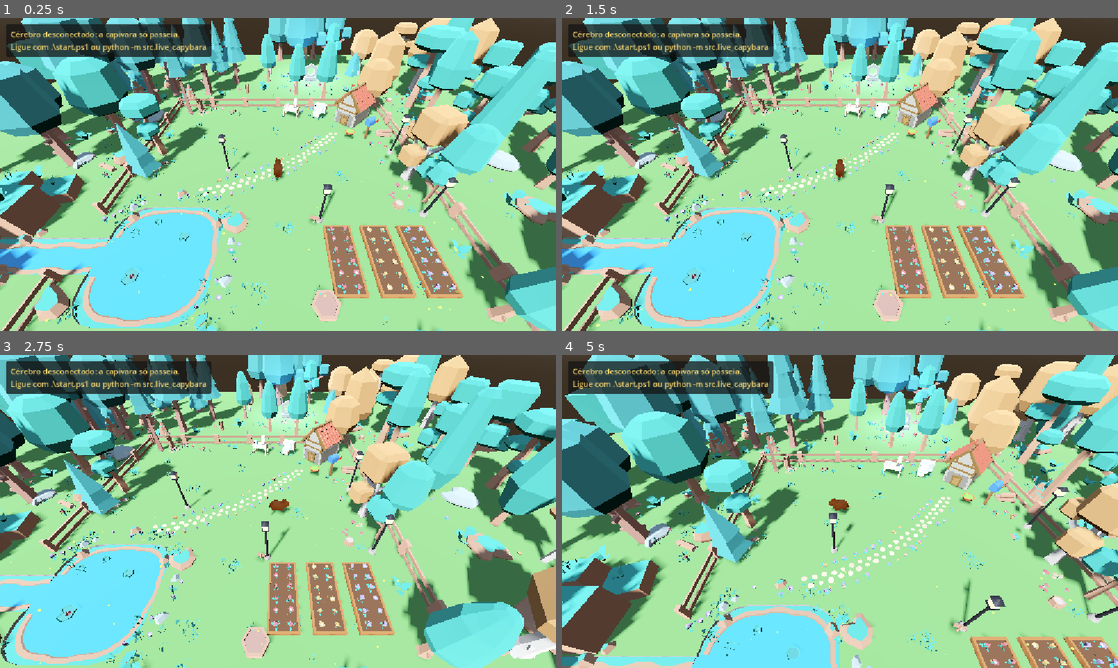
Above: before the commit, frames 1-4 (two rows, left to right).
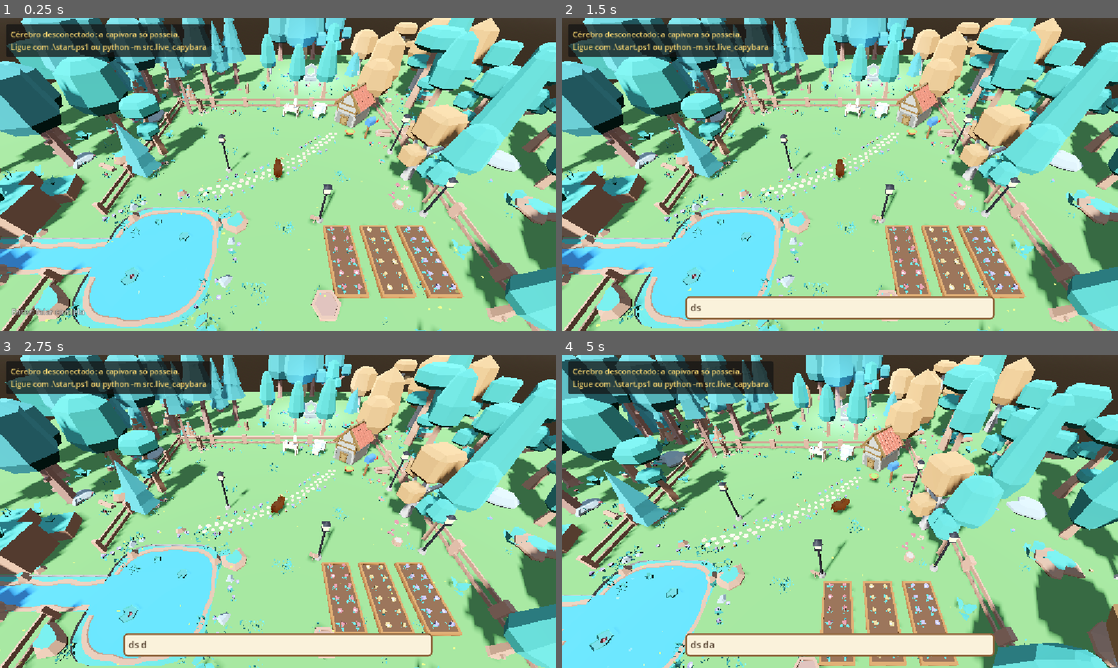
Above: after the commit, the same moments.

Repository: MatheusPatricioo/capivara-ia
Game: Godot game, scene res://scenes/world.tscn
Two runs of this game, one before a commit and one after it. Both use one fixed random seed, a clock stepped at 60 frames per second and the inputs below.
Inputs (mouse positions are in pixels of both pictures, inside the frame that each line leads up to):
- Up to frame 1 (0.25 s): no input
- Up to frame 2 (1.5 s): tap Enter at 0.5, 0.6 s; move the mouse to (962, 158) at 0.52 s; hold D (move_right) 0.53-1.28 s; click (962, 158) at 0.67 s; tap Keypad Enter at 0.8, 1.35 s; move the mouse to (728, 190) at 1.27 s; hold S (move_backward) from 1.28 s (still down); click (728, 190) at 1.42 s
- Up to frame 3 (2.75 s): tap Enter at 1.55 s; tap Space at 2 s; move the mouse to (333, 442) at 2.02 s; release S (move_backward) at 2.03 s; hold D (move_right) from 2.03 s (still down); hold Tab (toggle_control_mode) from 2.03 s (still down); click (333, 442) at 2.17 s; tap Keypad Enter at 2.3 s
- Up to frame 4 (5 s): move the mouse to (812, 574) at 2.77 s; release D (move_right) at 2.78 s; release Tab (toggle_control_mode) at 2.78 s; hold W (move_forward) 2.78-3.53 s; tap Enter at 2.85, 4.35 s; click (812, 574) at 2.92 s; move the mouse to (1006, 558) at 3.52 s; hold A (move_left) from 3.53 s (still down); tap Keypad Enter at 3.6 s; click (1006, 558) at 3.67 s; tap Escape (ui_cancel) at 4.15 s; move the mouse to (673, 464) at 4.27 s; click (673, 464) at 4.42 s

The runs differ from the first frame. In frame 1, 0.2% of the frame differs, in the area x 2-16%, y 92-95%; in frame 2, 4.2%; in frame 3, 67%; in frame 4, 73%, in the area x 0-100%, y 0-100%.

Commit message:
feat: talk with her in the world, pausing her own thoughts while the conversation lasts
A chat box in Godot (Enter) sends creator_said; the live brain answers on a single worker
thread and her reply shows in a speech balloon above her. While they talk, the autonomous
loop pauses before its next step and resumes after CONVERSATION_QUIET_MINUTES without a new
exchange; she stops walking and faces the camera. The hourly token budget gets a lock,
since the loop and the chat now spend from it in two threads.

Diff:
--- a/world/scenes/capybara.tscn
+++ b/world/scenes/capybara.tscn
@@ -7,6 +7,8 @@
 [ext_resource type="Script" path="res://scripts/capybara_brain_driver.gd" id="5_capybara_brain_driver"]
 [ext_resource type="Script" path="res://scripts/capybara_feelings.gd" id="6_capybara_feelings"]
 [ext_resource type="Script" path="res://scripts/capybara_emote.gd" id="7_capybara_emote"]
+[ext_resource type="Script" path="res://scripts/capybara_listening.gd" id="8_capybara_listening"]
+[ext_resource type="Script" path="res://scripts/capybara_speech_balloon.gd" id="9_capybara_speech_balloon"]
 
 [sub_resource type="CapsuleShape3D" id="CapsuleShape3D_capybara"]
 radius = 0.4
@@ -35,6 +37,9 @@
 [node name="Feelings" type="Node" parent="."]
 script = ExtResource("6_capybara_feelings")
 
+[node name="Listening" type="Node" parent="."]
+script = ExtResource("8_capybara_listening")
+
 [node name="Emote" type="Label3D" parent="."]
 position = Vector3(0, 1.35, 0)
 visible = false
@@ -46,6 +51,18 @@
 outline_size = 18
 script = ExtResource("7_capybara_emote")
 
+[node name="SpeechBalloon" type="Label3D" parent="."]
+position = Vector3(0, 1.8, 0)
+visible = false
+billboard = 1
+no_depth_test = true
+outline_modulate = Color(0.15, 0.1, 0.05, 1)
+font_size = 32
+outline_size = 12
+autowrap_mode = 3
+width = 400.0
+script = ExtResource("9_capybara_speech_balloon")
+
 [node name="Body" type="Node3D" parent="."]
 script = ExtResource("3_capybara_body_animation")
 
--- a/world/scenes/world.tscn
+++ b/world/scenes/world.tscn
@@ -109,6 +109,7 @@
 [ext_resource type="PackedScene" path="res://scenes/props/waterfall.tscn" id="waterfall"]
 [ext_resource type="Script" uid="uid://cfp3tmwrvk1xx" path="res://scripts/world_sky.gd" id="world_sky"]
 [ext_resource type="PackedScene" path="res://scenes/props/writing_desk.tscn" id="writing_desk"]
+[ext_resource type="Script" path="res://scripts/chat/creator_chat_box.gd" id="creator_chat_box"]
 [ext_resource type="Script" uid="uid://np7fn8eueqpg" path="res://scripts/writing_desk/writing_desk_viewer.gd" id="writing_desk_viewer"]
 
 [sub_resource type="ProceduralSkyMaterial" id="ProceduralSkyMaterial_sky"]
@@ -977,6 +978,9 @@
 [node name="WritingDeskViewer" type="CanvasLayer" parent="." unique_id=976436633]
 script = ExtResource("writing_desk_viewer")
 
+[node name="CreatorChatBox" type="CanvasLayer" parent="."]
+script = ExtResource("creator_chat_box")
+
 [node name="Observables" type="Node3D" parent="." unique_id=188773998]
 
 [node name="WaterLilies" type="Area3D" parent="Observables" unique_id=1749608282]
--- a/world/scripts/brain/brain_connection.gd
+++ b/world/scripts/brain/brain_connection.gd
@@ -21,6 +21,14 @@
 ## ("2026-11-25") and entries, an Array of Dictionaries with written_at and text, the
 ## earliest first.
 signal diary_changed(days: Array)
+## She stops, faces her creator and listens for the given seconds. Sent again on every
+## exchange: each one only extends the time.
+signal listening_requested(seconds: float)
+## Something she says, for the speech balloon. speech_id grows with every speech, so an
+## older one that arrives late can be dropped.
+signal speech_received(speech_id: int, caption: String)
+## Her creator sent her a message, so the world can show she is thinking about it.
+signal creator_message_sent(text: String)
 signal connection_changed(is_connected: bool)
 
 const DEFAULT_URL: String = "ws://127.0.0.1:8765"
@@ -91,6 +99,16 @@
 	return true
 
 
+## Sends what her creator typed to her. False while the brain is offline: nothing was
+## sent, so the text stays in the box for him to send again.
+func send_creator_message(text: String) -> bool:
+	if not _is_connected:
+		return false
+	_socket.send_text(JSON.stringify({"type": "creator_said", "text": text}))
+	creator_message_sent.emit(text)
+	return true
+
+
 func _read_messages() -> void:
 	while _socket.get_available_packet_count() > 0:
 		_handle_message(_socket.get_packet().get_string_from_utf8())
@@ -124,6 +142,10 @@
 				float(message.get("day_length_seconds", 86400.0)),
 				StringName(str(message.get("weather", "unknown"))),
 			)
+		"listening":
+			listening_requested.emit(float(message.get("seconds", 0.0)))
+		"speech":
+			speech_received.emit(int(message.get("speech_id", 0)), str(message.get("caption", "")))
 		_:
 			push_warning("Unknown message type from the brain: %s" % message.get("type"))
 
--- a/world/scripts/capybara.gd
+++ b/world/scripts/capybara.gd
@@ -81,6 +81,18 @@
 	return true
 
 
+## Stops where she is, dropping any walk in progress, and keeps facing the given point,
+## like the camera while her creator talks with her. She turns smoothly, as when she
+## arrives at a place. A later walk_to() or go_to_point() makes her move again.
+func stop_and_face(target: Vector3) -> void:
+	_is_walking_to_destination = false
+	_is_going_to_point = false
+	_is_taking_final_step = false
+	_target_point = null
+	_look_target = target
+	_is_facing_look_target = true
+
+
 func _find_interaction_point(point_id: StringName) -> InteractionPoint:
 	for node: Node in get_tree().get_nodes_in_group(InteractionPoint.GROUP):
 		var point: InteractionPoint = node as InteractionPoint
--- a/world/scripts/capybara_brain_driver.gd
+++ b/world/scripts/capybara_brain_driver.gd
@@ -3,6 +3,8 @@
 
 ## Makes the parent capybara obey the brain: she walks to the place it asks for (computer,
 ## pond, food bowl...), stays there a little while the brain works, then goes back to strolling.
+## While her creator talks with her, listening comes first: the errand is dropped and new
+## ones are ignored until the conversation is over.
 
 ## Seconds the capybara stays at a place after arriving, before strolling again.
 @export var stay_seconds: float = 6.0
@@ -14,6 +16,7 @@
 
 @onready var _capybara: Capybara = get_parent() as Capybara
 @onready var _wander: CapybaraWander = $"../Wander" as CapybaraWander
+@onready var _listening: CapybaraListening = $"../Listening" as CapybaraListening
 
 
 func _ready() -> void:
@@ -22,9 +25,13 @@
 	add_child(_stay_timer)
 	_capybara.destination_reached.connect(_on_destination_reached)
 	Brain.go_to_requested.connect(_on_go_to_requested)
+	_listening.listening_started.connect(_drop_errand)
 
 
 func _on_go_to_requested(point_id: StringName) -> void:
+	if _listening.is_listening():
+		print("Capybara is listening to her creator, not going to %s" % point_id)
+		return
 	if not _capybara.go_to_point(point_id, errand_speed_scale):
 		return
 	print("Capybara going to %s" % point_id)
@@ -42,3 +49,9 @@
 func _finish_errand() -> void:
 	_is_on_errand = false
 	_wander.resume()
+
+
+## Listening stopped her where she was; strolling comes back when listening ends.
+func _drop_errand() -> void:
+	_stay_timer.stop()
+	_is_on_errand = false
--- /dev/null
+++ b/world/scripts/capybara_listening.gd
@@ -0,0 +1,45 @@
+class_name CapybaraListening
+extends Node
+
+## While her creator talks with her, she stops strolling, drops any errand and faces the
+## camera. The brain says for how long; every new exchange starts that time again, so the
+## world never needs an "it is over" message.
+
+signal listening_started
+signal listening_finished
+
+var _seconds_left: float = 0.0
+
+@onready var _capybara: Capybara = get_parent() as Capybara
+@onready var _wander: CapybaraWander = $"../Wander" as CapybaraWander
+
+
+func _ready() -> void:
+	Brain.listening_requested.connect(_on_listening_requested)
+
+
+func is_listening() -> bool:
+	return _seconds_left > 0.0
+
+
+func _on_listening_requested(seconds: float) -> void:
+	var was_listening: bool = is_listening()
+	_seconds_left = seconds
+	if was_listening or not is_listening():
+		return
+	_wander.pause()
+	listening_started.emit()
+
+
+## Faces the camera every frame, because the camera can move while they talk.
+func _physics_process(delta: float) -> void:
+	if not is_listening():
+		return
+	_seconds_left -= delta
+	if not is_listening():
+		_wander.resume()
+		listening_finished.emit()
+		return
+	var camera: Camera3D = get_viewport().get_camera_3d()
+	if camera != null:
+		_capybara.stop_and_face(camera.global_position)
--- /dev/null
+++ b/world/scripts/capybara_speech_balloon.gd
@@ -0,0 +1,55 @@
+class_name CapybaraSpeechBalloon
+extends Label3D
+
+## Her words in a balloon above her head. It shows "…" while she thinks about what her
+## creator said, then her reply for the time it takes to read it. A newer speech replaces
+## the one on screen at once; an older one that arrives late is dropped.
+
+const THINKING_TEXT: String = "…"
+const NO_SPEECH_YET: int = 0
+
+## Reading time per character of the reply, in seconds.
+@export var seconds_per_character: float = 0.06
+## Shortest time a reply stays, even a one-word reply.
+@export var min_seconds: float = 3.0
+## Longest time a reply stays, so a long reply does not cover her for minutes.
+@export var max_seconds: float = 30.0
+## How long "…" waits for her reply before giving up (the brain may be busy or offline).
+@export var thinking_max_seconds: float = 90.0
+
+var _shown_speech_id: int = NO_SPEECH_YET
+var _hide_timer: Timer = Timer.new()
+
+
+func _ready() -> void:
+	visible = false
+	_hide_timer.one_shot = true
+	_hide_timer.timeout.connect(hide)
+	add_child(_hide_timer)
+	Brain.creator_message_sent.connect(_show_thinking)
+	Brain.speech_received.connect(_on_speech_received)
+	Brain.connection_changed.connect(_on_connection_changed)
+
+
+func _show_thinking(_text: String) -> void:
+	_show_for(THINKING_TEXT, thinking_max_seconds)
+
+
+func _on_speech_received(speech_id: int, caption: String) -> void:
+	if speech_id <= _shown_speech_id or caption.is_empty():
+		return
+	_shown_speech_id = speech_id
+	var reading_seconds: float = caption.length() * seconds_per_character
+	_show_for(caption, clampf(reading_seconds, min_seconds, max_seconds))
+
+
+func _show_for(balloon_text: String, seconds: float) -> void:
+	text = balloon_text
+	show()
+	_hide_timer.start(seconds)
+
+
+## A restarted brain counts its speeches from 1 again.
+func _on_connection_changed(brain_is_connected: bool) -> void:
+	if brain_is_connected:
+		_shown_speech_id = NO_SPEECH_YET
--- /dev/null
+++ b/world/scripts/chat/creator_chat_box.gd
@@ -0,0 +1,104 @@
+class_name CreatorChatBox
+extends CanvasLayer
+
+## A line at the bottom of the screen for her creator to talk with her. Enter opens it,
+## Enter sends and Esc closes. It stays open after sending, so the conversation flows;
+## her replies appear in the balloon above her. While the box has the focus, the keys go
+## to the text and never to the world.
+
+const LAYER: int = 5
+const BOX_WIDTH: float = 640.0
+const BOTTOM_MARGIN: float = 24.0
+const BOX_HEIGHT: float = 48.0
+const HINT_HEIGHT: float = 28.0
+## Same limit as the brain (MAX_CREATOR_MESSAGE_LENGTH): longer messages are refused there.
+const MAX_MESSAGE_LENGTH: int = 2000
+const PLACEHOLDER: String = "Fale com ela... (Enter envia, Esc fecha)"
+const OFFLINE_PLACEHOLDER: String = "O cérebro dela está desligado. Tente de novo daqui a pouco."
+const HINT: String = "Enter: falar com ela"
+
+var _message_field: LineEdit
+var _hint: Label
+
+
+func _ready() -> void:
+	layer = LAYER
+	_build()
+	close()
+
+
+func open() -> void:
+	_message_field.show()
+	_hint.hide()
+	_message_field.placeholder_text = PLACEHOLDER
+	_message_field.grab_focus()
+
+
+func close() -> void:
+	_message_field.release_focus()
+	_message_field.hide()
+	_hint.show()
+
+
+## Unhandled, so Enter only opens the box when no other screen or field took it first.
+func _unhandled_input(event: InputEvent) -> void:
+	if not _message_field.visible and _is_enter(event):
+		open()
+		get_viewport().set_input_as_handled()
+
+
+## _input runs before the GUI, so Esc closes the box even while the text has the focus.
+func _input(event: InputEvent) -> void:
+	if _message_field.visible and event.is_action_pressed("ui_cancel"):
+		close()
+		get_viewport().set_input_as_handled()
+
+
+func _send(text: String) -> void:
+	var message: String = text.strip_edges()
+	if message.is_empty():
+		return
+	if not Brain.send_creator_message(message):
+		_message_field.placeholder_text = OFFLINE_PLACEHOLDER
+		return
+	_message_field.clear()
+
+
+func _is_enter(event: InputEvent) -> bool:
+	var key: InputEventKey = event as InputEventKey
+	if key == null or not key.pressed or key.echo:
+		return false
+	return key.keycode == KEY_ENTER or key.keycode == KEY_KP_ENTER
+
+
+func _build() -> void:
+	_message_field = LineEdit.new()
+	_message_field.anchor_left = 0.5
+	_message_field.anchor_right = 0.5
+	_message_field.anchor_top = 1.0
+	_message_field.anchor_bottom = 1.0
+	_message_field.offset_left = -BOX_WIDTH / 2.0
+	_message_field.offset_right = BOX_WIDTH / 2.0
+	_message_field.offset_top = -BOTTOM_MARGIN - BOX_HEIGHT
+	_message_field.offset_bottom = -BOTTOM_MARGIN
+	_message_field.max_length = MAX_MESSAGE_LENGTH
+	_message_field.add_theme_stylebox_override("normal", PaperStyle.panel(PaperStyle.PAPER_COLOR, 2, 10))
+	_message_field.add_theme_stylebox_override("focus", PaperStyle.panel(PaperStyle.PAPER_COLOR, 3, 10))
+	_message_field.add_theme_color_override("font_color", PaperStyle.INK_COLOR)
+	_message_field.add_theme_color_override("font_placeholder_color", PaperStyle.BORDER_COLOR)
+	_message_field.add_theme_font_size_override("font_size", PaperStyle.TEXT_FONT_SIZE)
+	_message_field.text_submitted.connect(_send)
+	add_child(_message_field)
+
+	_hint = Label.new()
+	_hint.text = HINT
+	_hint.anchor_top = 1.0
+	_hint.anchor_bottom = 1.0
+	_hint.offset_left = BOTTOM_MARGIN
+	_hint.offset_top = -BOTTOM_MARGIN - HINT_HEIGHT
+	_hint.offset_bottom = -BOTTOM_MARGIN
+	_hint.mouse_filter = Control.MOUSE_FILTER_IGNORE
+	_hint.add_theme_color_override("font_color", Color(1, 1, 1, 0.8))
+	_hint.add_theme_color_override("font_outline_color", Color(0, 0, 0, 0.6))
+	_hint.add_theme_constant_override("outline_size", 4)
+	add_child(_hint)
Not shown, added: world/scripts/capybara_listening.gd.uid
Not shown, added: world/scripts/capybara_speech_balloon.gd.uid
Not shown, added: world/scripts/chat/creator_chat_box.gd.uid
Not shown, changed: brain/.env.example
